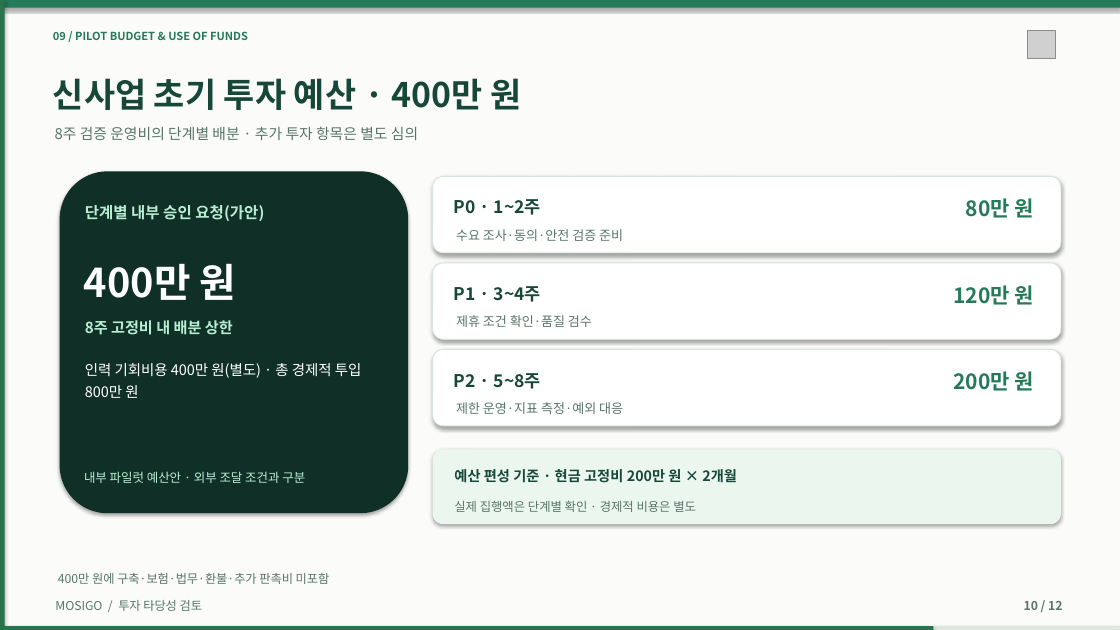
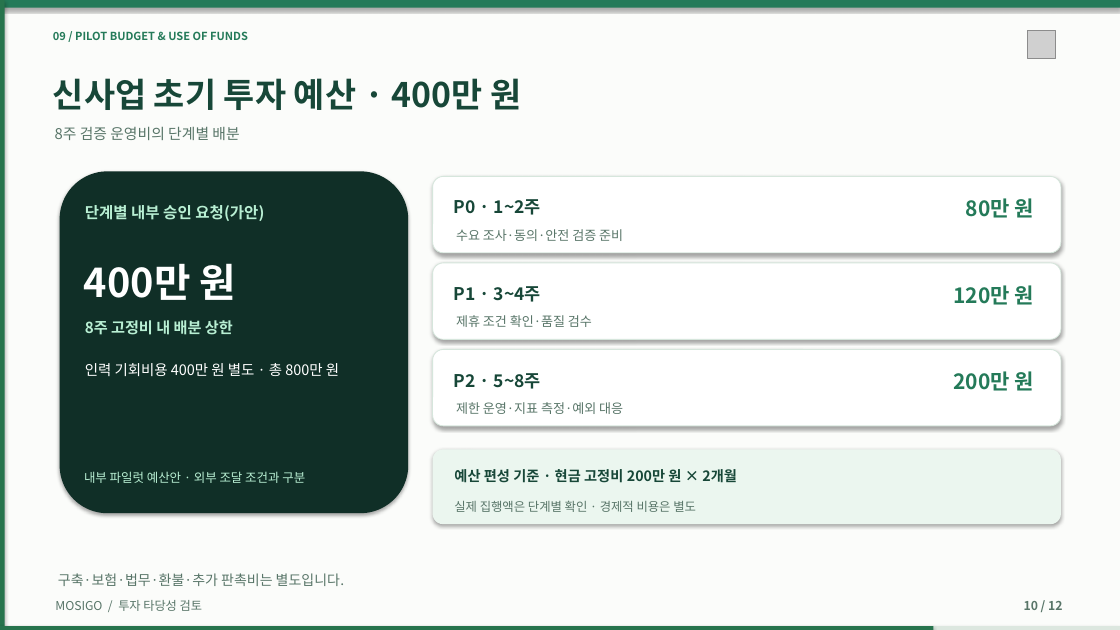
Before and after one commit to dohyunkimmm/mosigo-case-study, a slide deck: slide 10 of downloads/MOSIGO_IR_Investment_Review_12slides.pptx. Drawn at 1120x630 pixels with LibreOffice and Linux fonts; fonts in the diff are those of the drawing; grey boxes stand for pictures. Boxes give left, top, right and bottom in pixels: in the first picture for what was removed or moved away, otherwise in the second. Text is boxed around its words. In the diff, an @@ line names an element or a change of style, - is before the commit and + after.

```diff
--- a/downloads/MOSIGO_IR_Investment_Review_12slides.pptx
+++ b/downloads/MOSIGO_IR_Investment_Review_12slides.pptx
@@ text at [55,126,239,140]: text changed @@
-8주 검증 운영비의 단계별 배분 · 추가 투자 항목은 별도 심의
+8주 검증 운영비의 단계별 배분
@@ text at [85,363,339,376]: text changed @@
-인력 기회비용 400만 원(별도) · 총 경제적 투입 800만 원
+인력 기회비용 400만 원 별도 · 총 800만 원
@@ text at [58,573,344,586]: text changed; size 10.5 to 12 pt @@
-400만 원에 구축·보험·법무·환불·추가 판촉비 미포함
+구축·보험·법무·환불·추가 판촉비는 별도입니다.
```
Also in this commit, not shown: 4 other slides changed, 24 other files.
